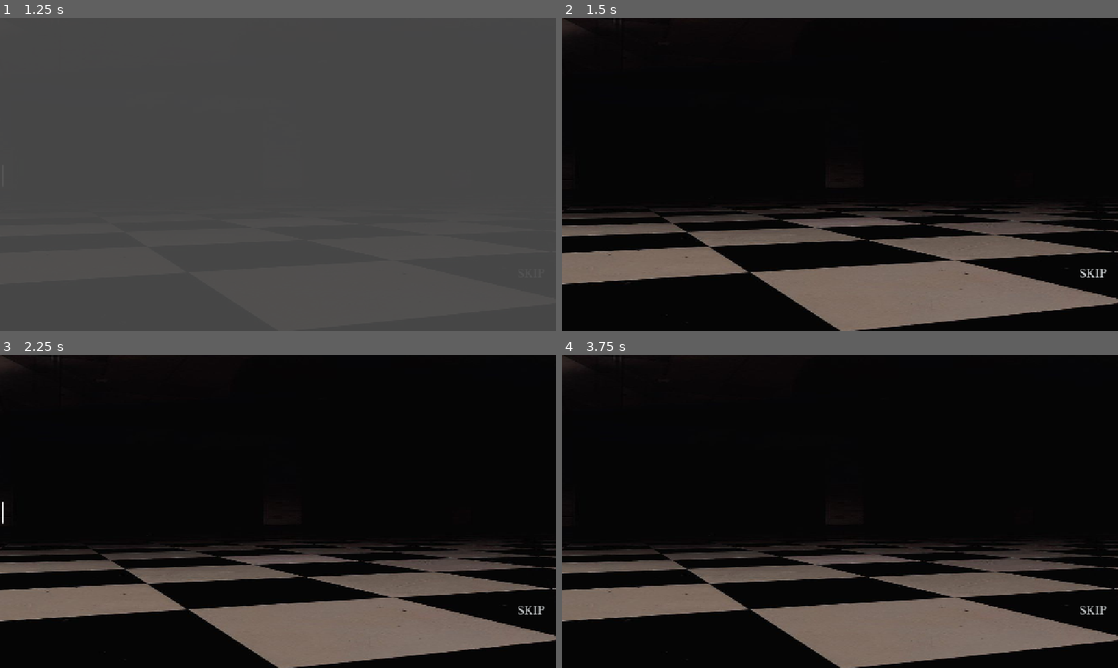
Above: before the commit, frames 1-4 (two rows, left to right).
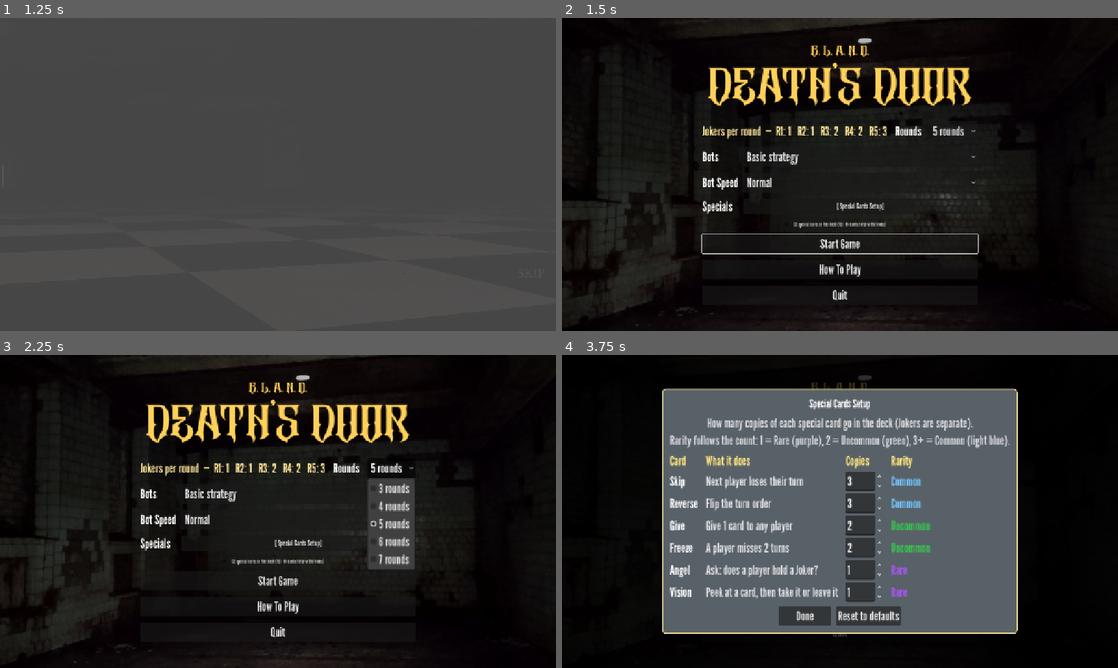
Above: after the commit, the same moments.

Repository: louibasmu/BLANd-
Game: Godot game, scene res://BaseGame/2. MainMenu/intro_story.tscn
The game is run twice, just before and just after one commit, with the same random seed, the same clock (stepped at 60 frames per second) and the same inputs.
Inputs (mouse positions are in pixels of both pictures, inside the frame that each line leads up to):
- Up to frame 1 (1.25 s): click "SKIP" at 0.5 s
- Up to frame 2 (1.5 s): click "SKIP" at 1.25 s
- Up to frame 3 (2.25 s): click (389, 467) at 2 s, where only the run after the commit has a clickable "5 rounds"
- Up to frame 4 (3.75 s): click (862, 492) at 2.75 s, where only the run after the commit has a clickable "Basic strategy"; click (862, 542) at 3.5 s, where only the run after the commit has a clickable "[Special Cards Setup]"

Frame 1 is identical in both runs. In frame 2, 30% of the frame differs, in the area x 0-100%, y 0-100%; in frame 3, 31%; in frame 4, 57%.

Commit message:
fixed intro not transitioning into main menu scene

Diff:
--- a/game-dev-seminar/BaseGame/2. MainMenu/intro_story.gd
+++ b/game-dev-seminar/BaseGame/2. MainMenu/intro_story.gd
@@ -6,7 +6,6 @@
 
 
 @export_file("*.tscn") var menu_scene: String = "res://BaseGame/2. MainMenu/main_menu.tscn"
-
 @export_group("Story")
 @export_multiline var lines: Array[String] = [
 	"You wake in the dark.",
@@ -49,6 +48,7 @@
 
 
 func _ready() -> void:
+	#preload("res://BaseGame/2. MainMenu/main_menu.tscn")
 	# Music
 	if _music_player.stream != null:
 		var target_volume := _music_player.volume_db
@@ -76,6 +76,7 @@
 	var clicked: bool = mb != null and mb.pressed and mb.button_index == MOUSE_BUTTON_LEFT
 	if clicked or event.is_action_pressed("ui_accept"):
 		_skip_requested = true
+
 
 
 # For each line: set colour -> type it -> wait -> clear -> dark pause.
@@ -134,7 +135,7 @@
 		if _leaving or not is_inside_tree():
 			return
 		if _skip_requested:
-			_skip_requested = false
+			#_skip_requested = false
 			return
 		await get_tree().create_timer(0.05).timeout
 		elapsed += 0.05
@@ -154,10 +155,11 @@
 
 func _go_to_menu() -> void:
 	var err := get_tree().change_scene_to_file(menu_scene)
+	_leaving = true
 	if err != OK:
 		push_error("Intro: could not load menu scene '%s' (error %d). Check Menu Scene in the Inspector." % [menu_scene, err])
 		modulate.a = 1.0
 		_leaving = false
 
 func _on_skip_button_pressed() -> void:
-	pass # Replace with function body.
+	pass
--- a/game-dev-seminar/BaseGame/2. MainMenu/intro_story.tscn
+++ b/game-dev-seminar/BaseGame/2. MainMenu/intro_story.tscn
@@ -1,11 +1,10 @@
 [gd_scene format=3 uid="uid://c0kuc4jcka7wh"]
 
-[ext_resource type="Script" uid="uid://ii8bobvual1p" path="res://BaseGame/2. MainMenu/intro_story.gd" id="1_u31pj"]
-[ext_resource type="Texture2D" path="res://BaseGame/X.jpeg" id="2_3v3jw"]
+[ext_resource type="Script" uid="uid://b8fs86kn8spj1" path="res://BaseGame/2. MainMenu/intro_story.gd" id="1_u31pj"]
+[ext_resource type="Texture2D" uid="uid://mtqopwkjmew" path="res://BaseGame/X.jpeg" id="2_3v3jw"]
 [ext_resource type="AudioStream" uid="uid://c4xmc1jrf3t73" path="res://sound_assets/ScaryMusic2018-10-12_-_It_Is_Coming_-_David_Fesliyan.mp3" id="2_tx0by"]
 [ext_resource type="FontFile" uid="uid://beqhif7l28ciw" path="res://Fonts/LibreBaskerville.ttf" id="3_3v3jw"]
 [ext_resource type="AudioStream" uid="uid://kq6q1lchq6lx" path="res://sound_assets/wii-keyboard-click-3.mp3" id="4_niqfb"]
-
 
 [sub_resource type="Theme" id="Theme_x0vsp"]
 
@@ -15,6 +14,7 @@
 [node name="IntroStory" type="Control" unique_id=1582264726]
 custom_maximum_size = Vector2(0, -1)
 layout_mode = 3
+anchors_preset = 4
 anchor_top = 0.5
 anchor_bottom = 0.5
 grow_vertical = 2
@@ -22,7 +22,6 @@
 size_flags_vertical = 0
 theme = SubResource("Theme_x0vsp")
 script = ExtResource("1_u31pj")
-menu_scene = "uid://cn6hgnd16x23b"
 lines = Array[String](["You wake in the dark.", "Rope on your wrists.", "Three strangers. One table.
 Every one of them guilty.", "A masked man deals the cards.", "Only one of you can survive."])
 text_color = Color(0.9907475, 0.9622629, 0.980622, 1)
--- a/game-dev-seminar/BaseGame/2. MainMenu/main_menu.tscn
+++ b/game-dev-seminar/BaseGame/2. MainMenu/main_menu.tscn
@@ -2,12 +2,8 @@
 
 [ext_resource type="Script" uid="uid://sjbx8bg7qwgl" path="res://BaseGame/2. MainMenu/main_menu.gd" id="1_jiobw"]
 [ext_resource type="Texture2D" uid="uid://37h6sijnvxrs" path="res://Environment Assets/background.jpeg" id="2_background"]
-[ext_resource type="Shader" uid="uid://p4hc4dadnnr1" path="res://Environment Assets/background_blur.gdshader" id="3_n43x3"]
-[ext_resource type="FontFile" uid="uid://18le2jrcug10" path="res://Fonts/Blackadder ITC Std Regular.otf" id="4_title_font"]
-[ext_resource type="Theme" path="res://Fonts/BLANdTheme.tres" id="5_menu_theme"]
-
-[sub_resource type="ShaderMaterial" id="ShaderMaterial_background_blur"]
-shader = ExtResource("3_n43x3")
+[ext_resource type="FontFile" uid="uid://coereqhxy3fo4" path="res://Fonts/new_AltarGothicDemo-Regular.otf" id="5_clt80"]
+[ext_resource type="Theme" uid="uid://brtm8878wh8qx" path="res://Fonts/BLANdTheme.tres" id="5_menu_theme"]
 
 [sub_resource type="StyleBoxFlat" id="StyleBoxFlat_lxlrp"]
 content_margin_left = 18.0
@@ -37,7 +33,6 @@
 
 [node name="bg" type="TextureRect" parent="." unique_id=932837455]
 modulate = Color(0.72, 0.72, 0.72, 1)
-material = SubResource("ShaderMaterial_background_blur")
 layout_mode = 1
 anchors_preset = 15
 anchor_right = 1.0
@@ -64,17 +59,16 @@
 [node name="title" type="Label" parent="Center/box" unique_id=696690529]
 layout_mode = 2
 theme_override_colors/font_color = Color(1, 0.82, 0.35, 1)
-theme_override_fonts/font = ExtResource("4_title_font")
-theme_override_font_sizes/font_size = 20
-text = "BLANd"
+theme_override_fonts/font = ExtResource("5_clt80")
+text = "B. L. A. N. d."
 horizontal_alignment = 1
 
 [node name="sub" type="Label" parent="Center/box" unique_id=483748069]
 layout_mode = 2
 theme_override_colors/font_color = Color(1, 0.82, 0.35, 1)
-theme_override_fonts/font = ExtResource("4_title_font")
-theme_override_font_sizes/font_size = 72
-text = "Death's Door"
+theme_override_fonts/font = ExtResource("5_clt80")
+theme_override_font_sizes/font_size = 101
+text = "DEATH'S DOOR"
 horizontal_alignment = 1
 
 [node name="HSeparator" type="HSeparator" parent="Center/box" unique_id=1021888189]
@@ -94,6 +88,7 @@
 custom_minimum_size = Vector2(90, 0)
 layout_mode = 2
 text = "Rounds"
+horizontal_alignment = 1
 
 [node name="RoundsOption" type="OptionButton" parent="Center/box/RoundsRow" unique_id=1015492661]
 unique_name_in_owner = true
@@ -143,7 +138,8 @@
 unique_name_in_owner = true
 layout_mode = 2
 size_flags_horizontal = 3
-text = "Special Cards Setup..."
+theme_override_font_sizes/font_size = 18
+text = "[Special Cards Setup]"
 
 [node name="SpecialsSummary" type="Label" parent="Center/box" unique_id=501649294]
 unique_name_in_owner = true
--- /dev/null
+++ b/game-dev-seminar/BaseGame/2. MainMenu/new_main_menu.tscn
@@ -0,0 +1,276 @@
+[gd_scene format=3 uid="uid://ccgkvdadk6vcs"]
+
+[ext_resource type="Theme" uid="uid://brtm8878wh8qx" path="res://Fonts/BLANdTheme.tres" id="1_0npa5"]
+[ext_resource type="Script" uid="uid://sjbx8bg7qwgl" path="res://BaseGame/2. MainMenu/main_menu.gd" id="2_owyqa"]
+[ext_resource type="Texture2D" uid="uid://37h6sijnvxrs" path="res://Environment Assets/background.jpeg" id="4_ouoi5"]
+[ext_resource type="FontFile" uid="uid://coereqhxy3fo4" path="res://Fonts/new_AltarGothicDemo-Regular.otf" id="4_yahvi"]
+
+[sub_resource type="StyleBoxFlat" id="StyleBoxFlat_lxlrp"]
+content_margin_left = 18.0
+content_margin_top = 18.0
+content_margin_right = 18.0
+content_margin_bottom = 18.0
+bg_color = Color(0.3491902, 0.38109186, 0.4100209, 1)
+border_width_left = 2
+border_width_top = 2
+border_width_right = 2
+border_width_bottom = 2
+border_color = Color(1, 0.9309246, 0.58383155, 1)
+corner_radius_top_left = 8
+corner_radius_top_right = 8
+corner_radius_bottom_right = 8
+corner_radius_bottom_left = 8
+
+[node name="MainMenu" type="Control" unique_id=909583755]
+layout_mode = 3
+anchors_preset = 15
+anchor_right = 1.0
+anchor_bottom = 1.0
+grow_horizontal = 2
+grow_vertical = 2
+theme = ExtResource("1_0npa5")
+script = ExtResource("2_owyqa")
+
+[node name="bg" type="TextureRect" parent="." unique_id=932837455]
+modulate = Color(0.72, 0.72, 0.72, 1)
+layout_mode = 1
+anchors_preset = 15
+anchor_right = 1.0
+anchor_bottom = 1.0
+grow_horizontal = 2
+grow_vertical = 2
+texture = ExtResource("4_ouoi5")
+expand_mode = 1
+stretch_mode = 6
+
+[node name="Center" type="CenterContainer" parent="." unique_id=537732586]
+layout_mode = 1
+anchors_preset = 15
+anchor_right = 1.0
+anchor_bottom = 1.0
+grow_horizontal = 2
+grow_vertical = 2
+
+[node name="box" type="VBoxContainer" parent="Center" unique_id=328039131]
+custom_minimum_size = Vector2(460, 0)
+layout_mode = 2
+theme_override_constants/separation = 14
+
+[node name="title" type="Label" parent="Center/box" unique_id=696690529]
+layout_mode = 2
+theme_override_colors/font_color = Color(1, 0.82, 0.35, 1)
+theme_override_fonts/font = ExtResource("4_yahvi")
+text = "B. L. A. N. d."
+horizontal_alignment = 1
+
+[node name="sub" type="Label" parent="Center/box" unique_id=483748069]
+layout_mode = 2
+theme_override_colors/font_color = Color(1, 0.82, 0.35, 1)
+theme_override_fonts/font = ExtResource("4_yahvi")
+theme_override_font_sizes/font_size = 101
+text = "DEATH'S DOOR"
+horizontal_alignment = 1
+
+[node name="HSeparator" type="HSeparator" parent="Center/box" unique_id=1021888189]
+layout_mode = 2
+
+[node name="RoundsRow" type="HBoxContainer" parent="Center/box" unique_id=2038137664]
+layout_mode = 2
+
+[node name="ScheduleLabel" type="Label" parent="Center/box/RoundsRow" unique_id=1816437823]
+unique_name_in_owner = true
+modulate = Color(1, 0.9019608, 0.6, 1)
+layout_mode = 2
+text = "Jokers per round"
+horizontal_alignment = 1
+
+[node name="Label" type="Label" parent="Center/box/RoundsRow" unique_id=1458260079]
+custom_minimum_size = Vector2(90, 0)
+layout_mode = 2
+text = "Rounds"
+horizontal_alignment = 1
+
+[node name="RoundsOption" type="OptionButton" parent="Center/box/RoundsRow" unique_id=1015492661]
+unique_name_in_owner = true
+layout_mode = 2
+size_flags_horizontal = 3
+
+[node name="BotsRow" type="HBoxContainer" parent="Center/box" unique_id=487309281]
+layout_mode = 2
+
+[node name="Label" type="Label" parent="Center/box/BotsRow" unique_id=1214064848]
+custom_minimum_size = Vector2(90, 0)
+layout_mode = 2
+text = "Bots"
+
+[node name="StyleOption" type="OptionButton" parent="Center/box/BotsRow" unique_id=530313808]
+unique_name_in_owner = true
+layout_mode = 2
+size_flags_horizontal = 3
+item_count = 2
+popup/item_0/text = "Random (coin-flip decisions)"
+popup/item_0/id = 0
+popup/item_1/text = "Basic strategy"
+popup/item_1/id = 1
+
+[node name="SpeedRow" type="HBoxContainer" parent="Center/box" unique_id=1148694762]
+layout_mode = 2
+
+[node name="Label" type="Label" parent="Center/box/SpeedRow" unique_id=467556617]
+custom_minimum_size = Vector2(90, 0)
+layout_mode = 2
+text = "Bot Speed"
+
+[node name="SpeedOption" type="OptionButton" parent="Center/box/SpeedRow" unique_id=838294324]
+unique_name_in_owner = true
+layout_mode = 2
+size_flags_horizontal = 3
+
+[node name="SpecialsRow" type="HBoxContainer" parent="Center/box" unique_id=1858878164]
+layout_mode = 2
+
+[node name="Label" type="Label" parent="Center/box/SpecialsRow" unique_id=1840523362]
+custom_minimum_size = Vector2(90, 0)
+layout_mode = 2
+text = "Specials"
+
+[node name="SpecialsButton" type="Button" parent="Center/box/SpecialsRow" unique_id=63866979]
+unique_name_in_owner = true
+layout_mode = 2
+size_flags_horizontal = 3
+theme_override_font_sizes/font_size = 18
+text = "[Special Cards Setup]"
+
+[node name="SpecialsSummary" type="Label" parent="Center/box" unique_id=501649294]
+unique_name_in_owner = true
+modulate = Color(1, 1, 1, 0.70000005)
+layout_mode = 2
+theme_override_font_sizes/font_size = 13
+horizontal_alignment = 1
+
+[node name="StartButton" type="Button" parent="Center/box" unique_id=1917546215]
+unique_name_in_owner = true
+layout_mode = 2
+text = "Start Game
+"
+
+[node name="RulesButton" type="Button" parent="Center/box" unique_id=1721886319]
+unique_name_in_owner = true
+layout_mode = 2
+text = "How To Play
+"
+
+[node name="QuitButton" type="Button" parent="Center/box" unique_id=1088980942]
+unique_name_in_owner = true
+layout_mode = 2
+text = "Quit
+"
+
+[node name="RulesPanel" type="ColorRect" parent="." unique_id=342671681]
+unique_name_in_owner = true
+visible = false
+layout_mode = 1
+anchors_preset = 15
+anchor_right = 1.0
+anchor_bottom = 1.0
+grow_horizontal = 2
+grow_vertical = 2
+color = Color(0, 0, 0, 0.7019608)
+
+[node name="RulesCenter" type="CenterContainer" parent="RulesPanel" unique_id=290559758]
+layout_mode = 1
+anchors_preset = 15
+anchor_right = 1.0
+anchor_bottom = 1.0
+grow_horizontal = 2
+grow_vertical = 2
+
+[node name="RulesBody" type="PanelContainer" parent="RulesPanel/RulesCenter" unique_id=541371510]
+custom_minimum_size = Vector2(760, 520)
+layout_mode = 2
+theme_override_styles/panel = SubResource("StyleBoxFlat_lxlrp")
+
+[node name="RulesColumn" type="VBoxContainer" parent="RulesPanel/RulesCenter/RulesBody" unique_id=1958222952]
+layout_mode = 2
+
+[node name="RulesText" type="RichTextLabel" parent="RulesPanel/RulesCenter/RulesBody/RulesColumn" unique_id=1950425426]
+unique_name_in_owner = true
+layout_mode = 2
+size_flags_vertical = 3
+bbcode_enabled = true
+
+[node name="CloseButton" type="Button" parent="RulesPanel/RulesCenter/RulesBody/RulesColumn" unique_id=1662010715]
+unique_name_in_owner = true
+layout_mode = 2
+text = "Close"
+
+[node name="SpecialsPanel" type="ColorRect" parent="." unique_id=1943384652]
+unique_name_in_owner = true
+visible = false
+layout_mode = 1
+anchors_preset = 15
+anchor_right = 1.0
+anchor_bottom = 1.0
+grow_horizontal = 2
+grow_vertical = 2
+color = Color(0, 0, 0, 0.7490196)
+
+[node name="SpecialsCenter" type="CenterContainer" parent="SpecialsPanel" unique_id=897176388]
+layout_mode = 1
+anchors_preset = 15
+anchor_right = 1.0
+anchor_bottom = 1.0
+grow_horizontal = 2
+grow_vertical = 2
+
+[node name="PanelContainer" type="PanelContainer" parent="SpecialsPanel/SpecialsCenter" unique_id=801376155]
+layout_mode = 2
+theme_override_styles/panel = SubResource("StyleBoxFlat_lxlrp")
+
+[node name="VBoxContainer" type="VBoxContainer" parent="SpecialsPanel/SpecialsCenter/PanelContainer" unique_id=1947636564]
+layout_mode = 2
+theme_override_constants/separation = 10
+
+[node name="title" type="Label" parent="SpecialsPanel/SpecialsCenter/PanelContainer/VBoxContainer" unique_id=894754568]
+layout_mode = 2
+theme_override_font_sizes/font_size = 26
+text = "Special Cards Setup"
+horizontal_alignment = 1
+
+[node name="hint" type="Label" parent="SpecialsPanel/SpecialsCenter/PanelContainer/VBoxContainer" unique_id=1308695315]
+modulate = Color(1, 1, 1, 0.75000006)
+layout_mode = 2
+text = "How many copies of each special card go in the deck (Jokers are separate).
+Rarity follows the count: 1 = Rare (purple), 2 = Uncommon (green), 3+ = Common (light blue)."
+horizontal_alignment = 1
+
+[node name="SpecialsGrid" type="GridContainer" parent="SpecialsPanel/SpecialsCenter/PanelContainer/VBoxContainer" unique_id=1615091364]
+unique_name_in_owner = true
+layout_mode = 2
+theme_override_constants/h_separation = 18
+theme_override_constants/v_separation = 6
+columns = 4
+
+[node name="PopupButtons" type="HBoxContainer" parent="SpecialsPanel/SpecialsCenter/PanelContainer/VBoxContainer" unique_id=929523693]
+layout_mode = 2
+theme_override_constants/separation = 12
+alignment = 1
+
+[node name="DoneButton" type="Button" parent="SpecialsPanel/SpecialsCenter/PanelContainer/VBoxContainer/PopupButtons" unique_id=859327166]
+unique_name_in_owner = true
+custom_minimum_size = Vector2(120, 0)
+layout_mode = 2
+text = "Done"
+
+[node name="ResetButton" type="Button" parent="SpecialsPanel/SpecialsCenter/PanelContainer/VBoxContainer/PopupButtons" unique_id=1406148155]
+unique_name_in_owner = true
+layout_mode = 2
+text = "Reset to defaults"
+
+[connection signal="pressed" from="Center/box/SpecialsRow/SpecialsButton" to="." method="_on_specials_pressed"]
+[connection signal="pressed" from="Center/box/StartButton" to="." method="_on_start"]
+[connection signal="pressed" from="Center/box/RulesButton" to="." method="_on_rules_pressed"]
+[connection signal="pressed" from="Center/box/QuitButton" to="." method="_on_quit_button_pressed"]
+[connection signal="pressed" from="RulesPanel/RulesCenter/RulesBody/RulesColumn/CloseButton" to="." method="_on_close_button_pressed"]
+[connection signal="pressed" from="SpecialsPanel/SpecialsCenter/PanelContainer/VBoxContainer/PopupButtons/DoneButton" to="." method="_on_done_button_pressed"]
+[connection signal="pressed" from="SpecialsPanel/SpecialsCenter/PanelContainer/VBoxContainer/PopupButtons/ResetButton" to="." method="_on_specials_reset"]
--- a/game-dev-seminar/Fonts/BLANdTheme.tres
+++ b/game-dev-seminar/Fonts/BLANdTheme.tres
@@ -1,6 +1,7 @@
-[gd_resource type="Theme" load_steps=2 format=3]
+[gd_resource type="Theme" format=3 uid="uid://brtm8878wh8qx"]
 
-[ext_resource type="FontFile" path="res://Fonts/LibreBaskerville.ttf" id="1_body_font"]
+[ext_resource type="FontFile" uid="uid://btl367sptjqd2" path="res://Fonts/New_LeagueGothic-Regular.otf" id="1_ub16s"]
 
 [resource]
-default_font = ExtResource("1_body_font")
+default_font = ExtResource("1_ub16s")
+default_font_size = 30
--- a/game-dev-seminar/main.tscn
+++ b/game-dev-seminar/main.tscn
@@ -1,7 +1,6 @@
 [gd_scene format=3 uid="uid://bxpmwm2vksfmt"]
 
 [ext_resource type="Script" uid="uid://co8tf2afkem6l" path="res://BaseGame/1. CoreMechanics/main.gd" id="1_ig7tw"]
-
 
 [node name="JokerGame" type="Control" unique_id=191490707]
 layout_mode = 3
@@ -11,6 +10,3 @@
 grow_horizontal = 2
 grow_vertical = 2
 script = ExtResource("1_ig7tw")
-computer_cards_area = Rect2(0.23, 0.18, 0.8, 0.18)
-computer_1_name_area = Rect2(0.1, 0.15, 0.4, 0.04)
-computer_2_name_area = Rect2(0.5, 0.15, 0.4, 0.04)
Binary file removed: game-dev-seminar/Fonts/New_BlackRoseGothic-Free.ttf
Binary file added: game-dev-seminar/Fonts/new_AltarGothicDemo-Regular.otf
Not shown, changed: game-dev-seminar/Fonts/new_AltarGothicDemo-Regular.otf.import
